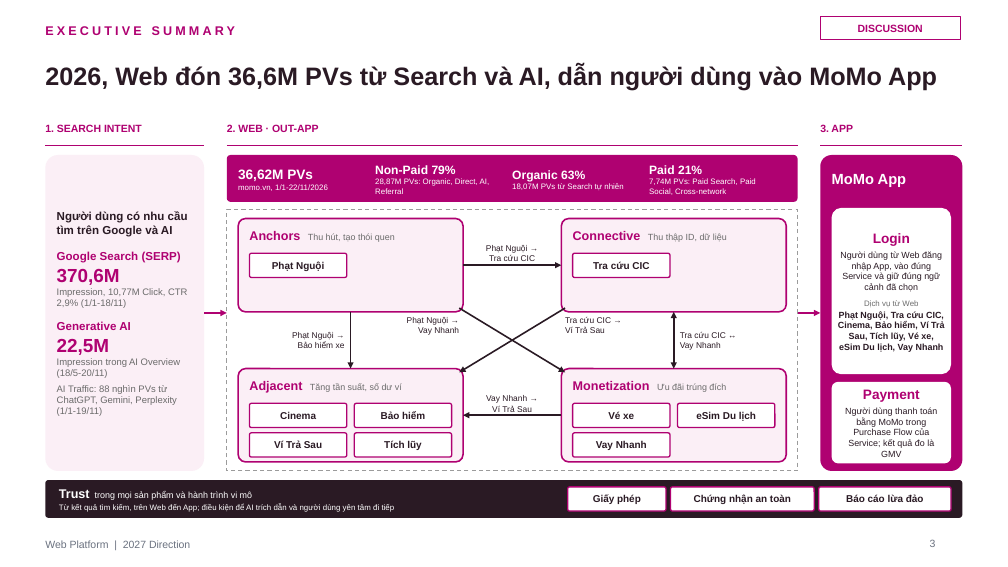
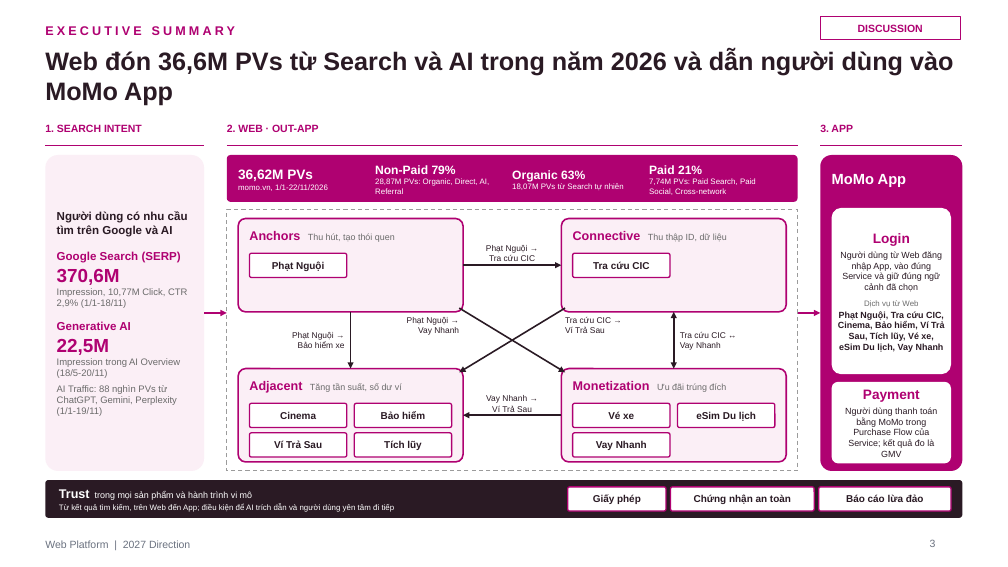
Before and after one commit to stormhoang/hienho-knowledgebase, a slide deck: slide 3 of 07_REPORTS/docs/strategy/2027 Direction - Web Platform (Framework).pptx. Drawn at 1008x567 pixels with LibreOffice and Linux fonts; fonts in the diff are those of the drawing. Boxes give left, top, right and bottom in pixels: in the first picture for what was removed or moved away, otherwise in the second. Text is boxed around its words. In the diff, an @@ line names an element or a change of style, - is before the commit and + after.

```diff
--- a/07_REPORTS/docs/strategy/2027 Direction - Web Platform (Framework).pptx
+++ b/07_REPORTS/docs/strategy/2027 Direction - Web Platform (Framework).pptx
@@ text at [45, 50, 953, 106]: text changed @@
-2026, Web đón 36,6M PVs từ Search và AI, dẫn người dùng vào MoMo App
+Web đón 36,6M PVs từ Search và AI trong năm 2026 và dẫn người dùng vào MoMo App
```
Also in this commit, not shown: 5 other slides changed.
